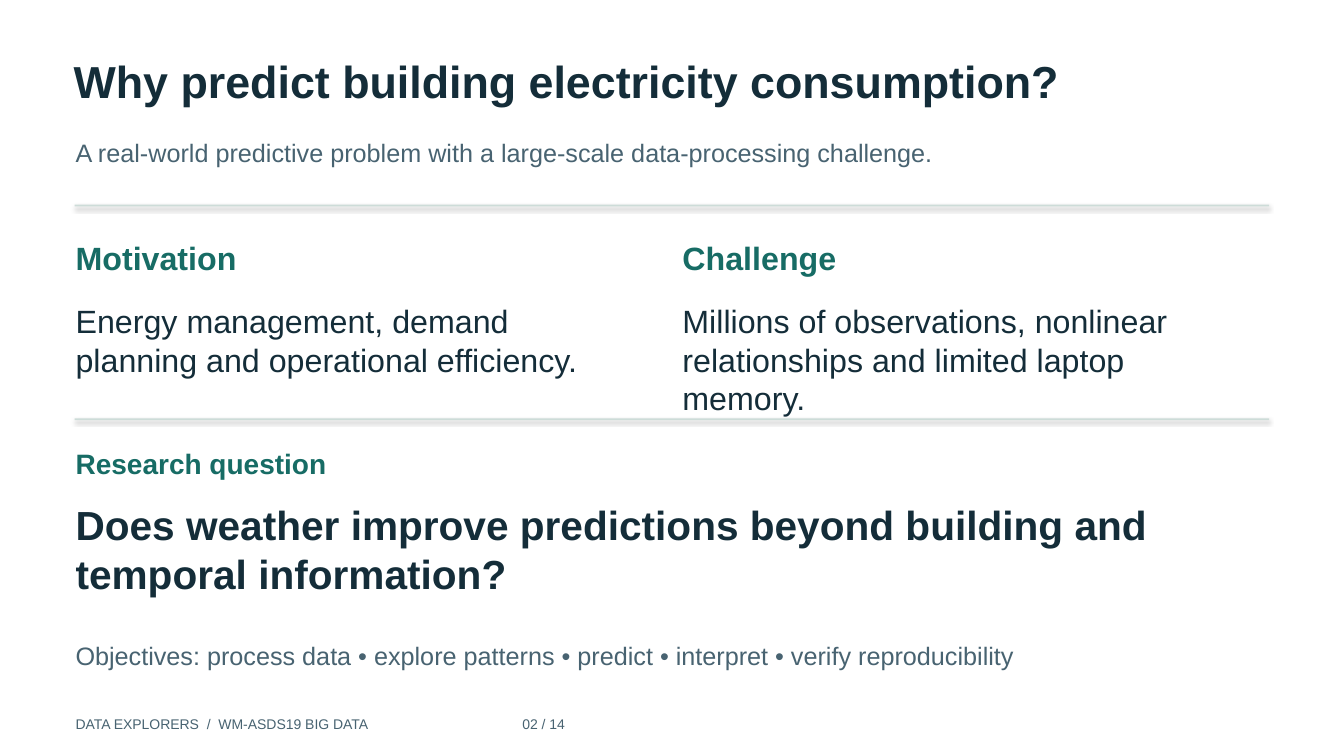
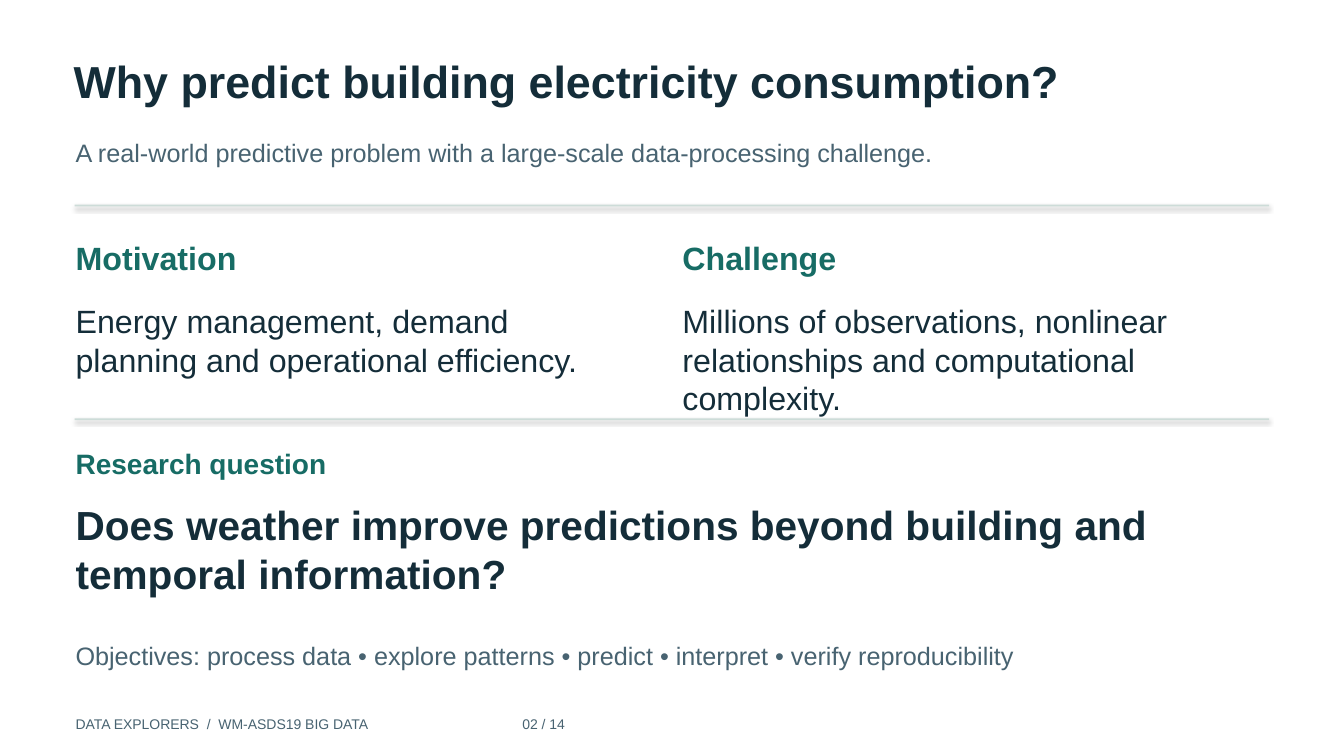
Before and after one commit to fahad9993/bigdata, a slide deck: slide 2 of presentation/Data_Explorers_14_Slide_Presentation.pptx. Drawn at 1344x756 pixels with LibreOffice and Linux fonts; fonts in the diff are those of the drawing; background and template pictures are left out. Boxes give left, top, right and bottom in pixels: in the first picture for what was removed or moved away, otherwise in the second. Text is boxed around its words. In the diff, an @@ line names an element or a change of style, - is before the commit and + after.

Commit message:
Update the final draft of presentation pptx

```diff
--- a/presentation/Data_Explorers_14_Slide_Presentation.pptx
+++ b/presentation/Data_Explorers_14_Slide_Presentation.pptx
@@ text at (x1=682, y1=309, x2=1167, y2=417): text changed @@
-Millions of observations, nonlinear relationships and limited laptop memory.
+Millions of observations, nonlinear relationships and computational complexity.
```
Also in this commit, not shown: 2 other slides changed, 1 other file.
